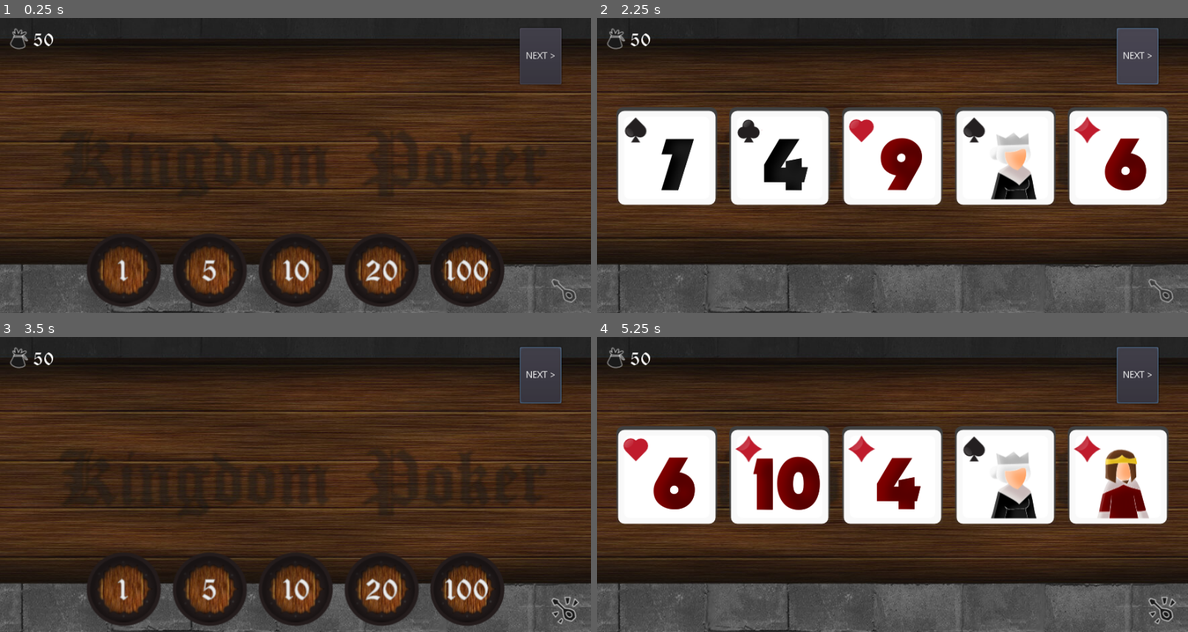
Above: before the commit, frames 1-4 (two rows, left to right).
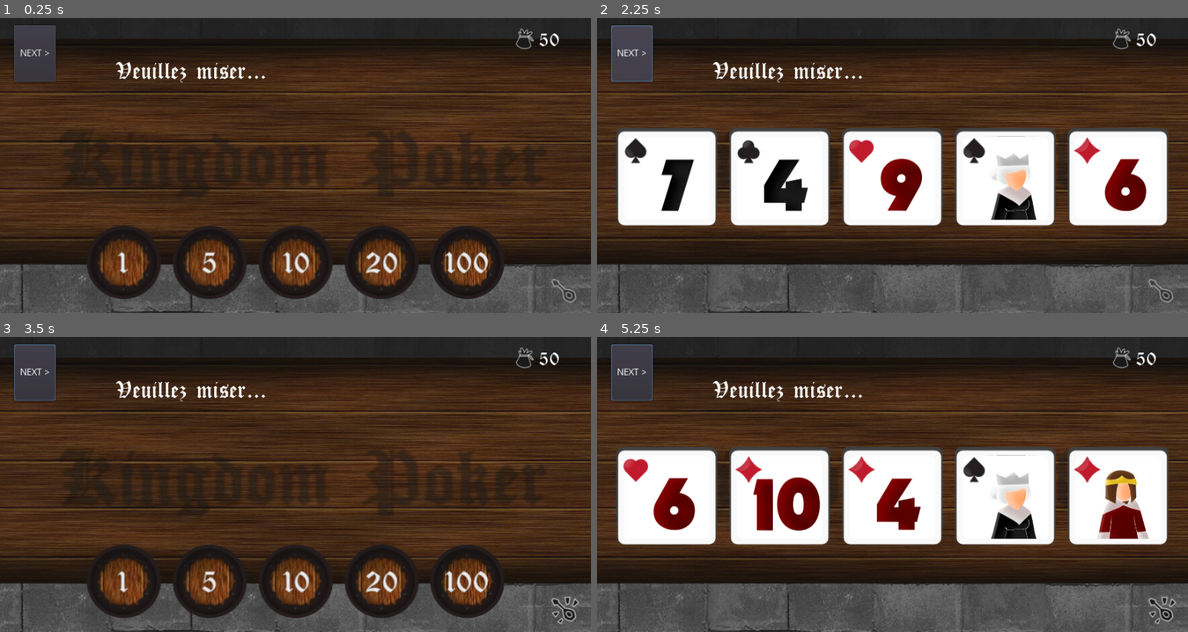
Above: after the commit, the same moments.

Repository: ubermanu/kingdom-poker
Game: Godot game, scene res://Game.tscn
Same seed, same stepped clock (60 frames per second), same inputs: the game is played once before the commit and once after it.
Inputs (mouse positions are in pixels of both pictures, inside the frame that each line leads up to):
- Up to frame 1 (0.25 s): no input
- Up to frame 2 (2.25 s): click "NEXT >" at 0.5 s; click "NEXT >" at 1.25 s; click "NEXT >" at 2 s
- Up to frame 3 (3.5 s): tap Enter at 2.75 s; drag from (567, 608) to (354, 419) at 2.77 s
- Up to frame 4 (5.25 s): tap Space at 3.5, 5 s; drag from (721, 587) to (1164, 608) at 3.52 s; tap Enter at 4.25 s; move the mouse to (667, 475) at 4.27 s; click (667, 475) at 4.42 s; drag from (803, 587) to (715, 440) at 5.02 s

The runs differ from the first frame. In frame 1, 10% of the frame differs, in the area x 1-95%, y 2-98%; in frame 2, 23%; in frame 3, 10%; in frame 4, 24%, in the area x 1-97%, y 2-71%.

Commit message:
Add game message

Diff:
--- a/Game.tscn
+++ b/Game.tscn
@@ -6,6 +6,13 @@
 [ext_resource path="res://MusicButton.tscn" type="PackedScene" id=4]
 [ext_resource path="res://Table.tscn" type="PackedScene" id=5]
 [ext_resource path="res://Game.gd" type="Script" id=6]
+
+[sub_resource type="DynamicFontData" id=1]
+font_path = "res://fonts/cloisterblack.ttf"
+
+[sub_resource type="DynamicFont" id=2]
+size = 36
+font_data = SubResource( 1 )
 
 [node name="Game" type="Node2D"]
 script = ExtResource( 6 )
@@ -17,18 +24,32 @@
 active = false
 
 [node name="Board" parent="." instance=ExtResource( 1 )]
+position = Vector2( 440, 238.724 )
 
 [node name="Bank" parent="." instance=ExtResource( 3 )]
-position = Vector2( 28.645, 29.435 )
+position = Vector2( 781.817, 29.435 )
 
 [node name="TokenList" parent="." instance=ExtResource( 2 )]
+position = Vector2( 0, -11.6541 )
 
 [node name="NextButton" type="Button" parent="."]
-margin_left = 773.796
-margin_top = 14.7194
-margin_right = 835.796
-margin_bottom = 98.7194
+margin_left = 21.4486
+margin_top = 11.3236
+margin_right = 83.4486
+margin_bottom = 95.3236
 text = "NEXT >"
+__meta__ = {
+"_edit_use_anchors_": false
+}
+
+[node name="Message" type="RichTextLabel" parent="."]
+margin_left = 173.0
+margin_top = 56.0
+margin_right = 689.0
+margin_bottom = 107.0
+custom_fonts/normal_font = SubResource( 2 )
+text = "Veuillez miser..."
+scroll_active = false
 __meta__ = {
 "_edit_use_anchors_": false
 }
Not shown: 1 places in Game.tscn that only renumber resources
